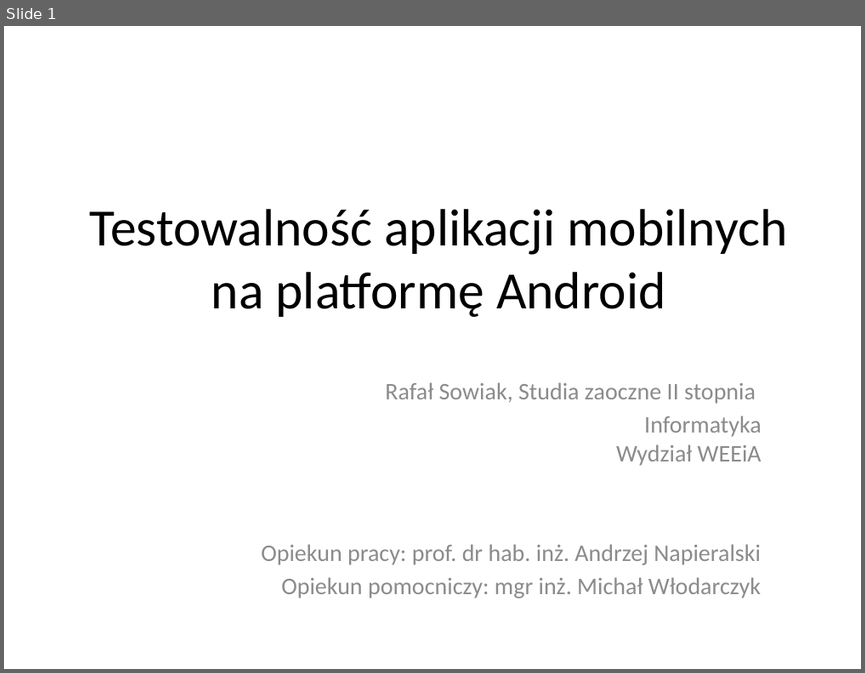
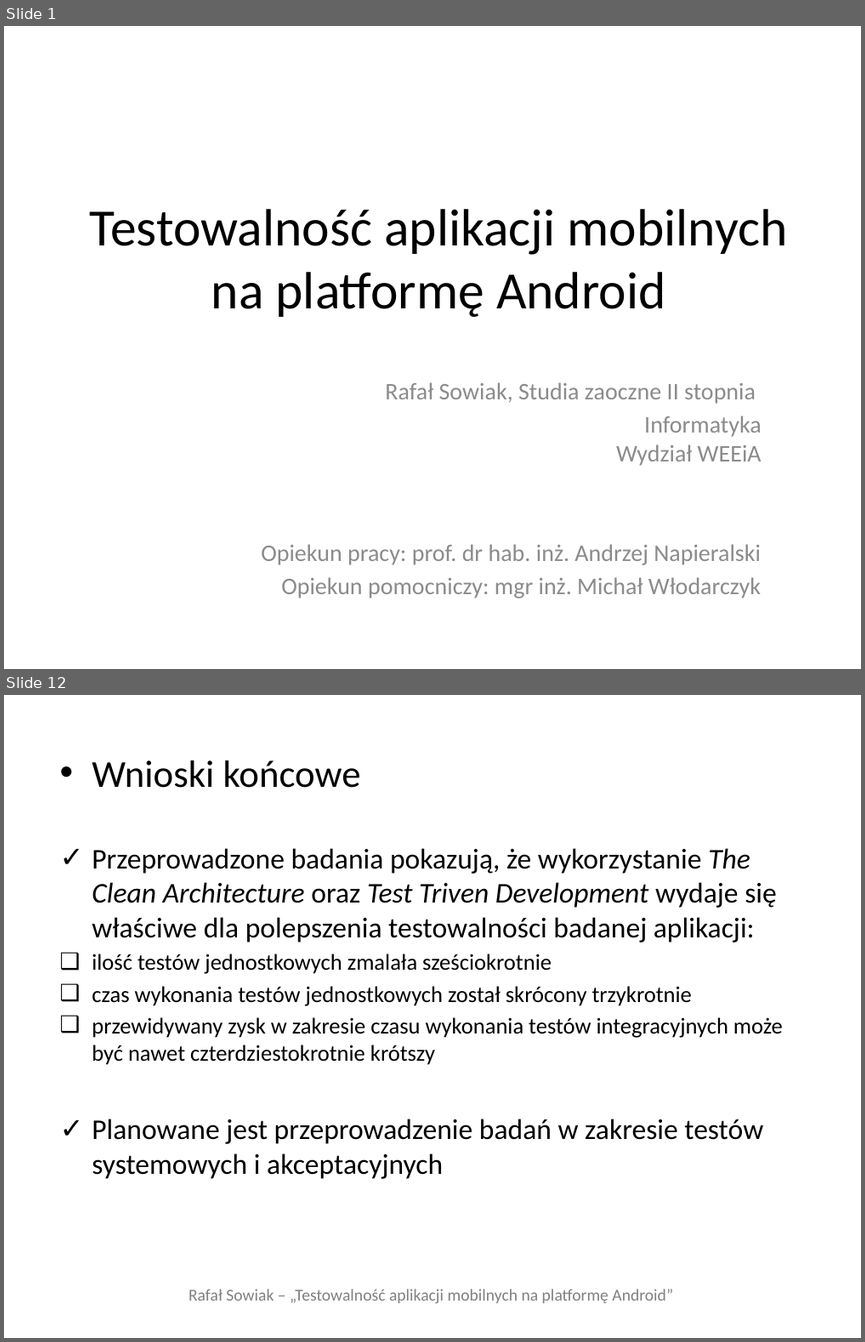
Before and after one commit to adventurewrites/mgr_info, a slide deck: rafal-sowiak-prezentacja-v1.pptx. Shown one above the other, each under a label of ours: slide 1 before the commit, slides 1 and 12 after it; the slides between them are not shown. The pictures are 865x673 and 865x1342 pixels, drawn with LibreOffice and Linux fonts; fonts in the diff are those of the drawing. Boxes give left, top, right and bottom in pixels: in the first picture for what was removed or moved away, otherwise in the second. Text is boxed around its words. In the diff, an @@ line names an element or a change of style, - is before the commit and + after.

```diff
--- a/rafal-sowiak-prezentacja-v1.pptx
+++ b/rafal-sowiak-prezentacja-v1.pptx
@@ slide 12 added at (x1=4, y1=695, x2=861, y2=1338), background #FFFFFF @@
@@ text added at (x1=92, y1=760, x2=783, y2=1179), 24 pt, text #000000 @@
+• Wnioski końcowe
+✓ Przeprowadzone badania pokazują, że wykorzystanie The Clean Architecture oraz Test Triven Development wydaje się właściwe dla polepszenia testowalności badanej aplikacji:
+❑ ilość testów jednostkowych zmalała sześciokrotnie
+❑ czas wykonania testów jednostkowych został skrócony trzykrotnie
+❑ przewidywany zysk w zakresie czasu wykonania testów integracyjnych może być nawet czterdziestokrotnie krótszy
+✓ Planowane jest przeprowadzenie badań w zakresie testów systemowych i akceptacyjnych
@@ title added at (x1=188, y1=1288, x2=673, y2=1304), 14 pt, text #808080 @@
+Rafał Sowiak – „Testowalność aplikacji mobilnych na platformę Android”
```
Also in this commit, not shown: 8 slides changed, 2 other slides added, 8 slides removed, 3 other files.
